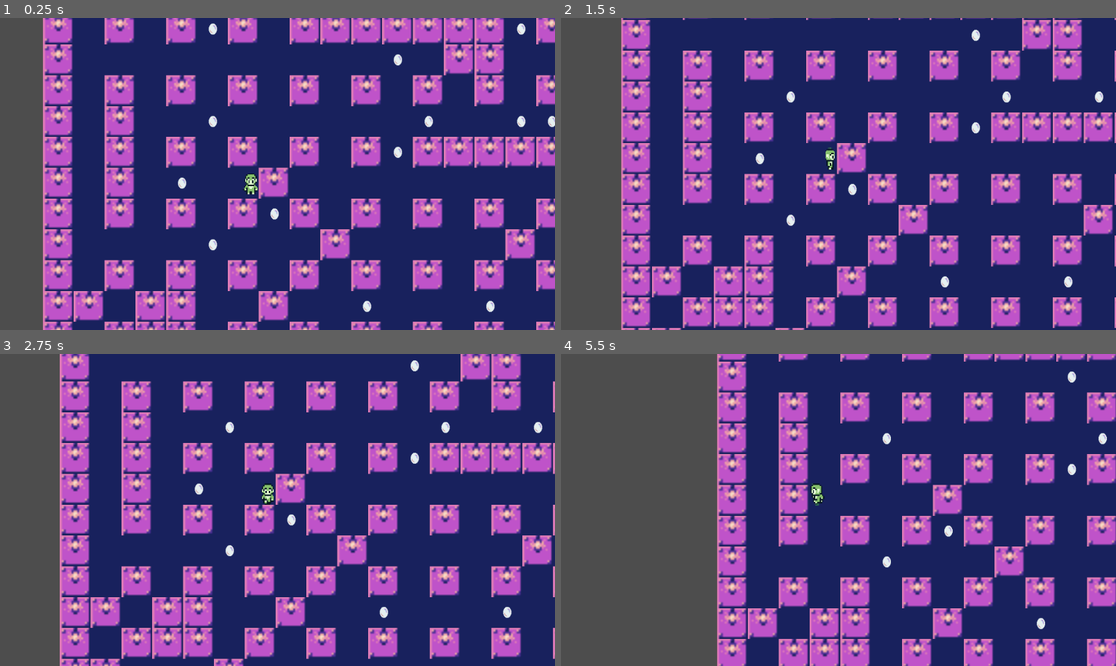
Above: before the commit, frames 1-4 (two rows, left to right).
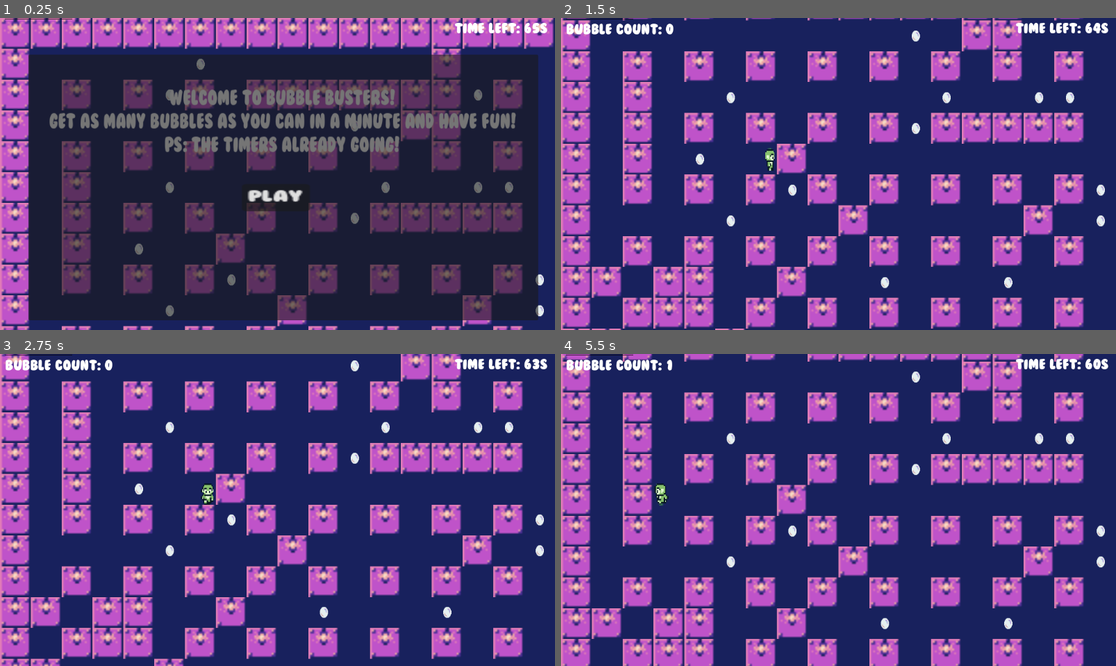
Above: after the commit, the same moments.

Repository: ola-kdo23/bubblebuster
Game: Godot game, scene res://Scenes/game.tscn
Two runs of this game, one before a commit and one after it. Both use one fixed random seed, a clock stepped at 60 frames per second and the inputs below.
Inputs (mouse positions are in pixels of both pictures, inside the frame that each line leads up to):
- Up to frame 1 (0.25 s): no input
- Up to frame 2 (1.5 s): click (838, 198) at 0.5 s, where only the run after the commit has a clickable "Play"; hold Right (ui_right) from 1.28 s (still down)
- Up to frame 3 (2.75 s): release Right (ui_right) at 2.03 s; hold Down (ui_down) from 2.03 s (still down)
- Up to frame 4 (5.5 s): release Down (ui_down) at 2.78 s; hold Right (ui_right) 2.78-3.53 s; hold Up (ui_up) 3.53-4.28 s; hold Left (ui_left) from 4.28 s (still down)

The runs differ from the first frame. In frame 1, 94% of the frame differs, in the area x 0-100%, y 0-100%; in frame 2, 36%; in frame 3, 35%; in frame 4, 70%.

Commit message:
fixed camera limits, added a start screen and updated font style, MVP achieved

Diff:
--- a/bubblebusters/Scenes/game.tscn
+++ b/bubblebusters/Scenes/game.tscn
@@ -6,6 +6,8 @@
 [ext_resource type="PackedScene" uid="uid://bitqosb72ka8i" path="res://Scenes/player.tscn" id="3_ga5nf"]
 [ext_resource type="Script" path="res://Scripts/score.gd" id="5_rtw2q"]
 [ext_resource type="Script" path="res://Scripts/endscreen.gd" id="6_g473b"]
+[ext_resource type="Script" path="res://Scripts/start_screen.gd" id="7_7a2aq"]
+[ext_resource type="FontFile" uid="uid://ctgaiinq4weiy" path="res://Data/Bubblegum.ttf" id="8_3qxu6"]
 
 [sub_resource type="TileSetAtlasSource" id="TileSetAtlasSource_8nhe5"]
 texture = ExtResource("1_8ehar")
@@ -119,31 +121,16 @@
 physics_layer_0/collision_layer = 1
 sources/0 = SubResource("TileSetAtlasSource_8nhe5")
 
+[sub_resource type="StyleBoxLine" id="StyleBoxLine_vx6e3"]
+
+[sub_resource type="StyleBoxTexture" id="StyleBoxTexture_s6o3f"]
+
 [node name="Game" type="Node2D"]
 script = ExtResource("1_umhj7")
 
 [node name="Timer" type="Timer" parent="."]
 wait_time = 60.0
 one_shot = true
-
-[node name="TimerLabel" type="Label" parent="."]
-z_index = 2
-offset_left = 100.0
-offset_right = 140.0
-offset_bottom = 23.0
-
-[node name="Score" type="Label" parent="."]
-z_index = 2
-offset_right = 40.0
-offset_bottom = 23.0
-script = ExtResource("5_rtw2q")
-
-[node name="Results" type="Label" parent="."]
-z_index = 2
-offset_left = 100.0
-offset_top = 50.0
-offset_right = 140.0
-offset_bottom = 73.0
 
 [node name="Music" type="AudioStreamPlayer2D" parent="."]
 stream = ExtResource("2_kkbbv")
@@ -165,10 +152,16 @@
 rotation = 3.14159
 scale = Vector2(14.1313, -61.5803)
 zoom = Vector2(4, 4)
+limit_left = 0
+limit_top = 0
+limit_right = 560
+limit_bottom = 330
 position_smoothing_enabled = true
+editor_draw_limits = true
 
 [node name="EndScreen" type="CanvasLayer" parent="."]
 process_mode = 3
+visible = false
 script = ExtResource("6_g473b")
 
 [node name="GameOver" type="Label" parent="EndScreen"]
@@ -193,6 +186,7 @@
 offset_right = 533.0
 offset_bottom = 414.0
 scale = Vector2(2.45349, 2.10479)
+theme_override_fonts/font = ExtResource("8_3qxu6")
 text = "Retry"
 
 [node name="EndResults" type="Label" parent="EndScreen"]
@@ -201,8 +195,81 @@
 offset_right = 290.0
 offset_bottom = 264.0
 scale = Vector2(3.64497, 3.19973)
+theme_override_fonts/font = ExtResource("8_3qxu6")
 horizontal_alignment = 1
 vertical_alignment = 1
 
+[node name="StartScreen" type="CanvasLayer" parent="."]
+process_mode = 3
+script = ExtResource("7_7a2aq")
+
+[node name="Welcome" type="Label" parent="StartScreen"]
+offset_left = 102.0
+offset_top = 145.0
+offset_right = 1040.0
+offset_bottom = 256.0
+scale = Vector2(1.03306, 1.2825)
+theme_override_fonts/font = ExtResource("8_3qxu6")
+theme_override_font_sizes/font_size = 32
+text = "Welcome to Bubble Busters!
+Get as many bubbles as you can in a minute and have fun!
+PS: The timers already going!"
+horizontal_alignment = 1
+vertical_alignment = 1
+
+[node name="Panel" type="Panel" parent="StartScreen"]
+offset_left = 59.0
+offset_top = 76.0
+offset_right = 1117.0
+offset_bottom = 628.0
+
+[node name="Play" type="Button" parent="StartScreen"]
+offset_left = 502.0
+offset_top = 345.0
+offset_right = 543.0
+offset_bottom = 376.0
+scale = Vector2(3.1422, 1.81426)
+theme_override_fonts/font = ExtResource("8_3qxu6")
+text = "Play"
+
+[node name="ScoreCorner" type="CanvasLayer" parent="."]
+
+[node name="Score" type="Label" parent="ScoreCorner"]
+z_index = 2
+offset_left = 11.0
+offset_top = 9.0
+offset_right = 140.0
+offset_bottom = 47.0
+theme_override_fonts/font = ExtResource("8_3qxu6")
+theme_override_font_sizes/font_size = 28
+script = ExtResource("5_rtw2q")
+
+[node name="Panel" type="Panel" parent="ScoreCorner"]
+offset_left = 11.0
+offset_top = 2.0
+offset_right = 149.0
+offset_bottom = 67.0
+theme_override_styles/panel = SubResource("StyleBoxLine_vx6e3")
+
+[node name="TimerCorner" type="CanvasLayer" parent="."]
+
+[node name="TimerLabel" type="Label" parent="TimerCorner"]
+z_index = 2
+offset_left = 944.0
+offset_top = 7.0
+offset_right = 984.0
+offset_bottom = 46.0
+theme_override_fonts/font = ExtResource("8_3qxu6")
+theme_override_font_sizes/font_size = 28
+
+[node name="Panel" type="Panel" parent="TimerCorner"]
+offset_left = 995.0
+offset_top = 2.0
+offset_right = 1035.0
+offset_bottom = 42.0
+scale = Vector2(3.96608, 1.43503)
+theme_override_styles/panel = SubResource("StyleBoxTexture_s6o3f")
+
 [connection signal="timeout" from="Timer" to="." method="_on_timer_timeout"]
 [connection signal="pressed" from="EndScreen/Button" to="EndScreen" method="_on_button_pressed"]
+[connection signal="pressed" from="StartScreen/Play" to="StartScreen" method="_on_play_pressed"]
--- a/bubblebusters/Scripts/game.gd
+++ b/bubblebusters/Scripts/game.gd
@@ -5,8 +5,7 @@
 @onready var player = $Player
 @onready var music=$Music
 @onready var timer=$Timer
-@onready var timer_label=$TimerLabel
-@onready var results =$Results
+@onready var timer_label=$TimerCorner/TimerLabel
 var bubblePath = preload("res://Scenes/bubble.tscn")
 
 
@@ -17,12 +16,10 @@
 const sourceID: int = 0
 var randy= RandomNumberGenerator.new()
 var bubbleCount : int
-var time_len = 10
+var time_len = 65
 
 func _ready() -> void:
 	generate_maze() #generate a map as soon as the game loads
-
-	print(bubbleCount)
 	timer.start()
 	timer.connect("timeout", Callable(self, "_on_game_timer_timeout"))
 	update_timer()
@@ -31,6 +28,7 @@
 # Called every frame. 'delta' is the elapsed time since the previous frame.
 func _process(delta: float) -> void:
 	pass
+
 
 ## check if a cell in the tile map is empty
 func is_cell_empty(layer, coordinates):
@@ -103,6 +101,7 @@
 	timer_label.text = "Time Left: " + str(time_len) + "s"
 
 func update_timer()-> void:
+
 	while time_len>0:
 		update_timer_label()
 		await get_tree().create_timer(1).timeout
@@ -111,6 +110,7 @@
 	if(time_len==0):
 		showresults()
 
+
 func showresults()-> void:
-	$EndScreen/EndResults.text="you got " + str(Global.score) + " / " + str(bubbleCount) + "bubbles!!"
+	$EndScreen/EndResults.text="You got " + str(Global.score) + " / " + str(bubbleCount) + "bubbles!!"
 	$EndScreen.end_game()
--- a/bubblebusters/Scripts/score.gd
+++ b/bubblebusters/Scripts/score.gd
@@ -2,4 +2,4 @@
 
 # Called every frame. 'delta' is the elapsed time since the previous frame.
 func _process(delta: float) -> void:
-	self.text= "Score: " + str(Global.score)
+	self.text= "Bubble Count: " + str(Global.score)
--- /dev/null
+++ b/bubblebusters/Scripts/start_screen.gd
@@ -0,0 +1,11 @@
+extends CanvasLayer
+
+
+# Called when the node enters the scene tree for the first time.
+func _ready() -> void:
+	self.show()
+	get_tree().paused=true
+
+func _on_play_pressed() -> void:
+	get_tree().paused=false
+	self.hide()
Binary file added: bubblebusters/Data/Bubblegum.ttf
Not shown, added: bubblebusters/Data/Bubblegum.ttf.import
Not shown: 1 places in bubblebusters/Scenes/game.tscn that only renumber resources
